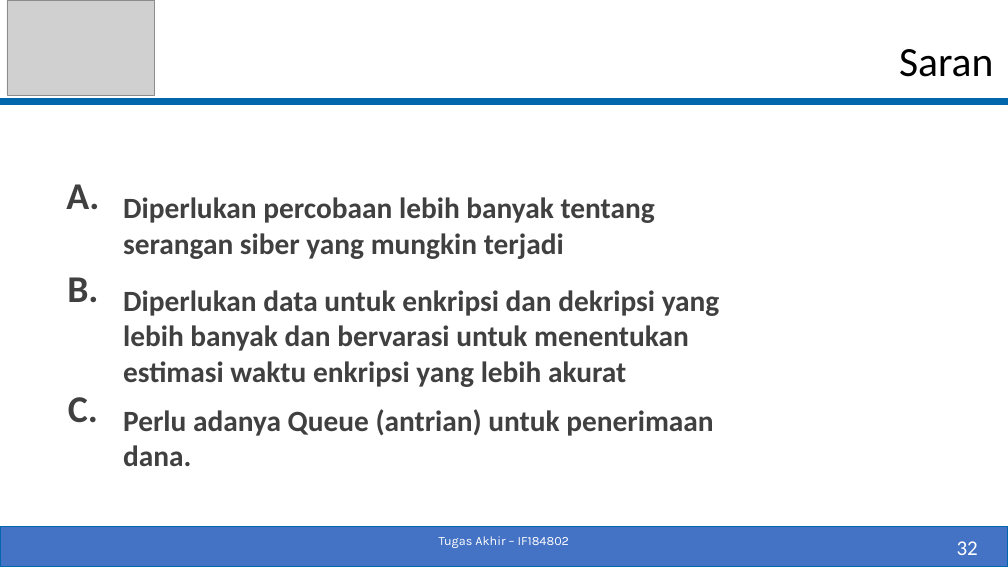
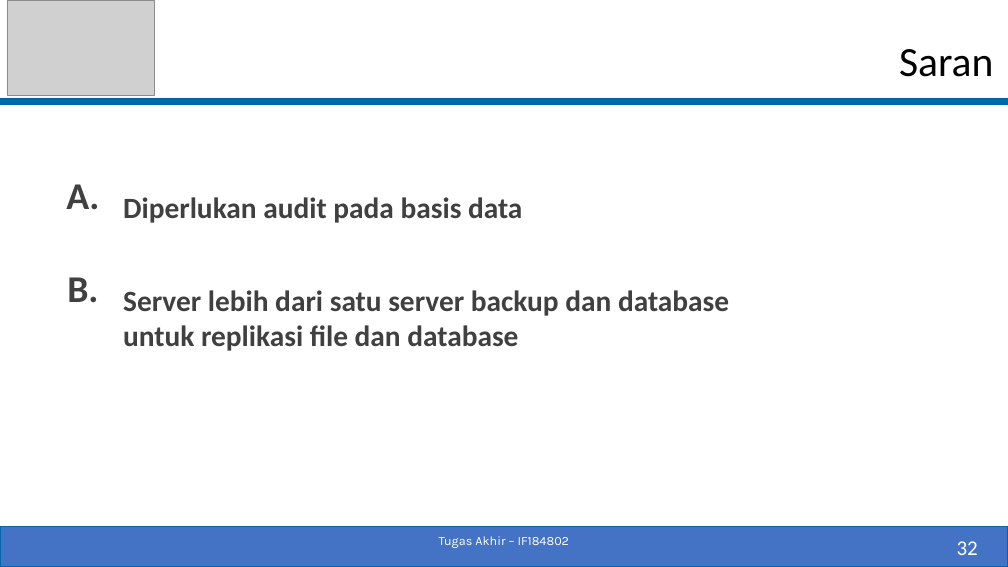
Before and after one commit to fajrisalam/Tugas-Akhir, a slide deck: slide 32 of PPT_SIDANG.pptx. Drawn at 1008x567 pixels with LibreOffice and Linux fonts; fonts in the diff are those of the drawing; grey boxes stand for pictures. Boxes give left, top, right and bottom in pixels: in the first picture for what was removed or moved away, otherwise in the second. Text is boxed around its words. In the diff, an @@ line names an element or a change of style, - is before the commit and + after.

```diff
--- a/PPT_SIDANG.pptx
+++ b/PPT_SIDANG.pptx
@@ text at box(123, 197, 522, 223): text changed @@
-Diperlukan percobaan lebih banyak tentang serangan siber yang mungkin terjadi
+Diperlukan audit pada basis data
@@ text at box(123, 290, 729, 351): text changed @@
-Diperlukan data untuk enkripsi dan dekripsi yang lebih banyak dan bervarasi untuk menentukan estimasi waktu enkripsi yang lebih akurat
+Server lebih dari satu server backup dan database untuk replikasi file dan database
@@ text removed at box(68, 397, 98, 423) @@
-C.
@@ text removed at box(123, 409, 713, 466) @@
-Perlu adanya Queue (antrian) untuk penerimaan dana.
```
Also in this commit, not shown: 14 other slides changed, 5 slides added, 5 slides removed, 1 other file.
